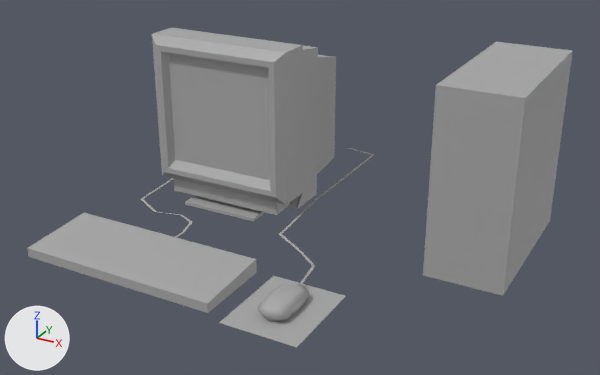
Renders of the FBX model Assets/Suan's Stuff/3D Models/Desktop, PC, Keyboard, Mouse/PCSetup.fbx from each side of a commit.
Both versions are drawn from a 50 mm lens placed at (1.76, -2.67, 1.08), pointed at (0.38, -0.16, -0.18). The axes (+X, +Y, +Z) are drawn at lower left. The lights are the same throughout. Where no turn or scale is listed for an object, it has been applied to the vertices.

The older version as bpy lines, for what is in view:
```python
me_mesh = bpy.data.meshes.new('Mesh')
me_mesh.from_pydata(...)  # 44 vertices, 42 faces; spans x -0.3..0.3, y -0.175..0.455, z -0.378..0.3
me_mesh.materials.append(mat_standardsurface1)  # grey #aaaaaa
me_mesh_001 = bpy.data.meshes.new('Mesh.001')
me_mesh_001.from_pydata(...)  # a box spanning x -0.121..0.161, y -0.526..0.121, z -0.271..0.413
me_mesh_001.materials.append(mat_standardsurface1)  # grey #aaaaaa
me_mesh_002 = bpy.data.meshes.new('Mesh.002')
me_mesh_002.from_pydata(...)  # a box spanning x -0.166..0.166, y -0.208..0.208, z -0.016..-0.003
me_mesh_002.materials.append(mat_standardsurface1)  # grey #aaaaaa
me_mesh_003 = bpy.data.meshes.new('Mesh.003')
me_mesh_003.from_pydata(...)  # 8 vertices, 6 faces; spans x -0.393..0.393, y -0.15..0.15, z -0.022..0.032
me_mesh_003.materials.append(mat_standardsurface1)  # grey #aaaaaa
me_mesh_007 = bpy.data.meshes.new('Mesh.007')
me_mesh_007.from_pydata(...)  # a box spanning x -0.139..0.139, y -0.168..0.168, z 0.0..0.003
me_mesh_007.materials.append(mat_standardsurface1)  # grey #aaaaaa
ob_desktop = bpy.data.objects.new('Desktop', me_mesh_001)
ob_desktop.location = (1.033, 0.277, -0.089)
ob_keyboard = bpy.data.objects.new('Keyboard', me_mesh_003)
ob_keyboard.location = (0.0, -0.654, -0.343)
ob_monitor = bpy.data.objects.new('Monitor', me_mesh)
ob_monitor.location = (0.0, 0.022, 0.024)
ob_mousepad = bpy.data.objects.new('Mousepad', me_mesh_007)
ob_mousepad.location = (0.598, -0.667, -0.364)
ob_stand = bpy.data.objects.new('Stand', me_mesh_002)
ob_stand.location = (0.0, 0.051, -0.351)
# also in view: 'Mouse' at (0.59, -0.66, -0.33)
```
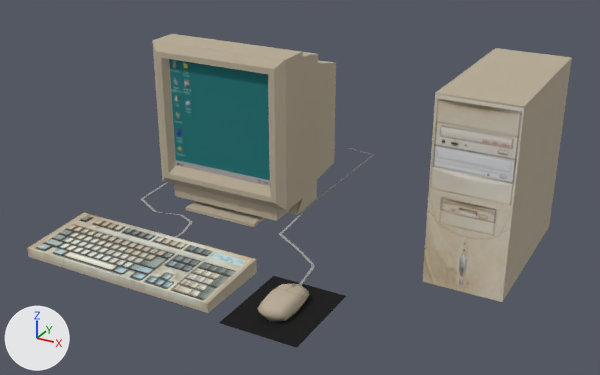
Changed parts and their boxes (x1, y1, x2, y2) in the pictures (600 x 375 px):
'Monitor', recoloured, moved: before (152, 28, 336, 215); after (152, 34, 336, 221)
'Desktop', recoloured, moved: before (423, 42, 573, 296); after (423, 48, 572, 302)
'Keyboard', recoloured: (27, 213, 257, 313) in both
'Stand', moved: before (185, 196, 266, 221); after (185, 201, 265, 227)

The edits, one by one:
Picture 'DesktopSetup_Texture_Base_color.png' (img_desktopsetup_texture_base_color_png) is new.
Material 'PCSetup_Texture' (mat_pcsetup_texture) is new.
Its texture is img_desktopsetup_texture_base_color_png (with its transparency).
Its roughness is 1.0.
me_mesh has 44 vertices, 42 faces and spans x -0.3..0.3, y -0.175..0.455, z -0.378..0.3.
me_mesh no longer uses material mat_standardsurface1 (grey #aaaaaa).
me_mesh now uses material mat_pcsetup_texture (picture img_desktopsetup_texture_base_color_png).
me_mesh_003 has 8 vertices, 6 faces and spans x -0.393..0.393, y -0.15..0.15, z -0.022..0.032.
me_mesh_003 no longer uses material mat_standardsurface1 (grey #aaaaaa).
me_mesh_003 now uses material mat_pcsetup_texture (picture img_desktopsetup_texture_base_color_png).
me_mesh_001 has 8 vertices, 6 faces and spans x -0.121..0.161, y -0.526..0.121, z -0.271..0.413.
me_mesh_001 no longer uses material mat_standardsurface1 (grey #aaaaaa).
me_mesh_001 now uses material mat_pcsetup_texture (picture img_desktopsetup_texture_base_color_png).
Object 'Monitor' (ob_monitor) moves from (0.0, 0.022, 0.024) to (0.0, 0.022, -0.001).
Object 'Stand' (ob_stand) moves from (0.0, 0.051, -0.351) to (0.0, 0.051, -0.376).
Object 'Desktop' (ob_desktop) moves from (1.033, 0.277, -0.089) to (1.033, 0.277, -0.114).
